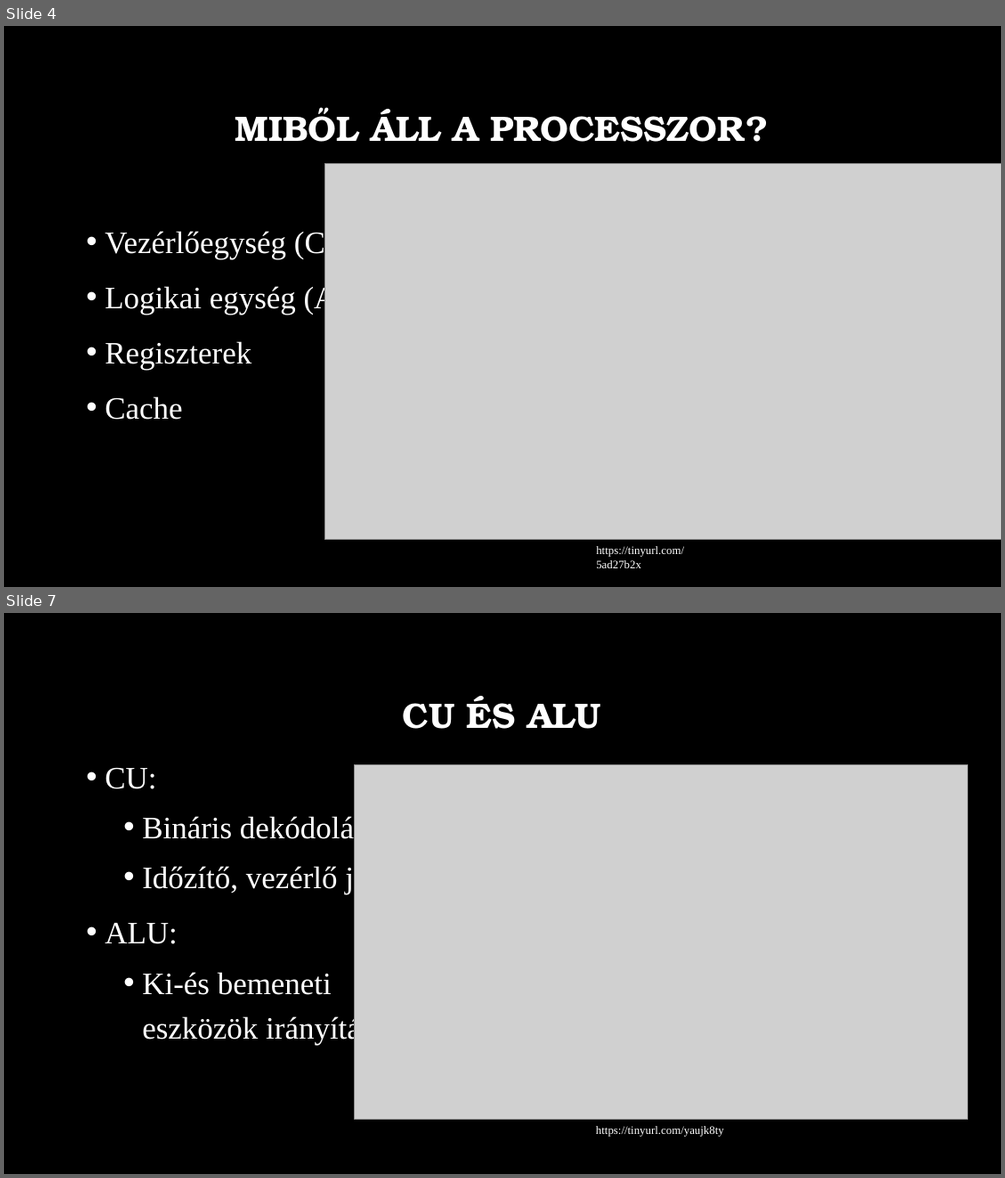
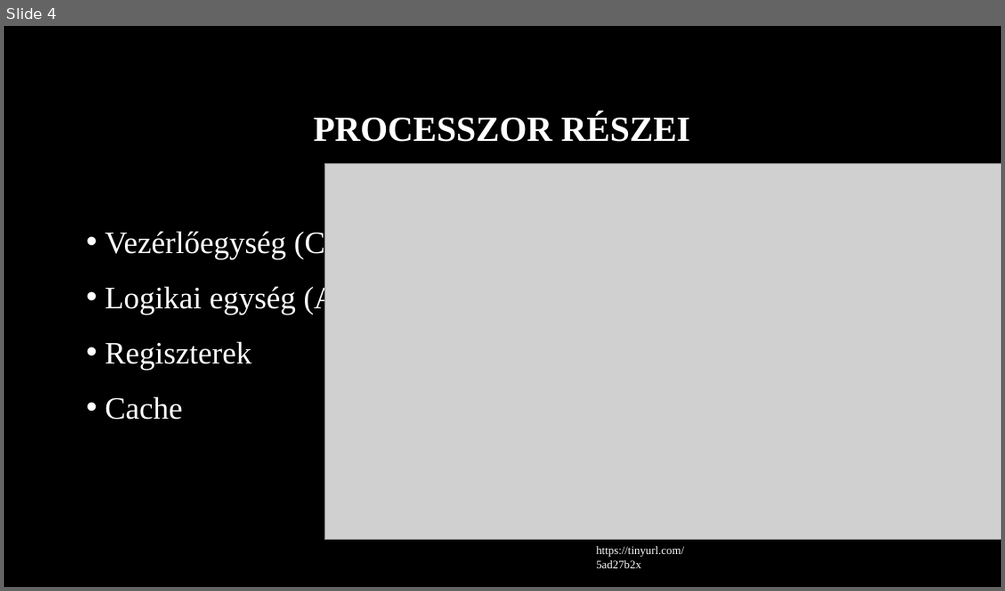
Before and after one commit to MszrsRicsi/Paprika, a slide deck: Processzorok.pptx. Shown one above the other, each under a label of ours: slides 4 and 7 before the commit, slide 4 after it; the slides between them are not shown. The pictures are 1005x1178 and 1005x591 pixels, drawn with LibreOffice and Linux fonts; fonts in the diff are those of the drawing; grey boxes stand for pictures; background and template pictures are left out. Boxes give left, top, right and bottom in pixels: in the first picture for what was removed or moved away, otherwise in the second. Text is boxed around its words. In the diff, an @@ line names an element or a change of style, - is before the commit and + after.

Commit message:
Processzorok PPT befejezése

```diff
--- a/Processzorok.pptx
+++ b/Processzorok.pptx
@@ slide 7 removed at bbox=[4, 613, 1001, 1174], background picture (left out) @@
@@ title removed at bbox=[403, 696, 601, 729] @@
-CU ÉS ALU
@@ text removed at bbox=[105, 768, 387, 1045] @@
-• CU:
-  • Bináris dekódolás
-  • Időzítő, vezérlő jel
-• ALU:
-  • Ki-és bemeneti eszközök irányítása
@@ picture removed at bbox=[355, 765, 967, 1119] @@
@@ text removed at bbox=[596, 1126, 724, 1136] @@
-https://tinyurl.com/yaujk8ty
@@ slide 4 changed as well @@
@@ title at bbox=[314, 113, 690, 142]: text changed; font TeX Gyre Bonum to Times New Roman @@
-MIBŐL ÁLL A PROCESSZOR?
+PROCESSZOR RÉSZEI
```
Also in this commit, not shown: 6 other slides changed, 5 slides added, 5 other slides removed.
